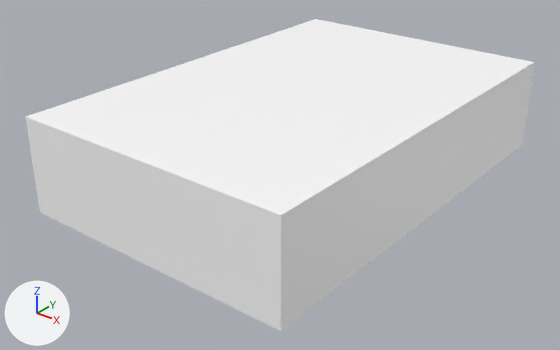
Renders of the FBX model FlyHigh.final/FlyHigh/FlyHighContent/Raum.fbx from each side of a commit.
Rendered twice from a 50 mm lens placed at (0.179, -0.24, 0.145), pointed at (-0.004, -0.01, 0.003). The lights are fixed; the arrows at lower left show +X, +Y and +Z. Where no turn or scale is listed for an object, it has been applied to the vertices. Vertices at the same position are counted once.
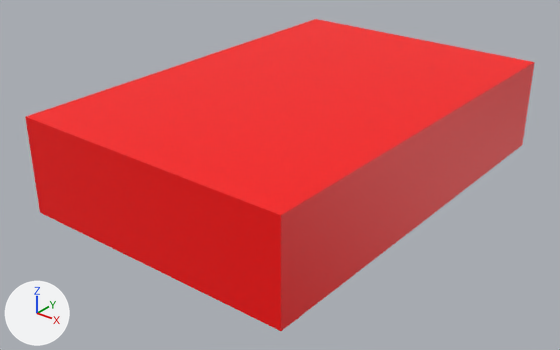
Edits to the scene script, one JSON object a line:
```json
{"op": "add", "block": "mat_wand2", "code": ["mat_wand2 = principled_material('wand2')", "mat_wand2.base_color = (1.0, 0.0, 0.0)  # red #ff0000"]}
{"block": "me_mesh", "where": "me_mesh.from_pydata(...)  # 981 vertices, 946 faces; spans x -0.06..0.06, y -0.09..0.097, z 0.0..0.04"}
{"block": "me_mesh", "where": "# used by ob_pplane2; location = (0.0, 0.0, 0.0)"}
{"block": "me_mesh", "change": "me_mesh part 1: all 537 faces that had it switch from mat_wand (white #ffffff) to mat_wand2 (red #ff0000)"}
```

Where the change shows, as pixel boxes [x1, y1, x2, y2] in the pictures (560 x 350 px):
```json
{"part": 1, "of": "me_mesh", "change": "recoloured", "before": [25, 19, 535, 331], "after": [25, 19, 535, 331], "on screen": "white to red"}
```
